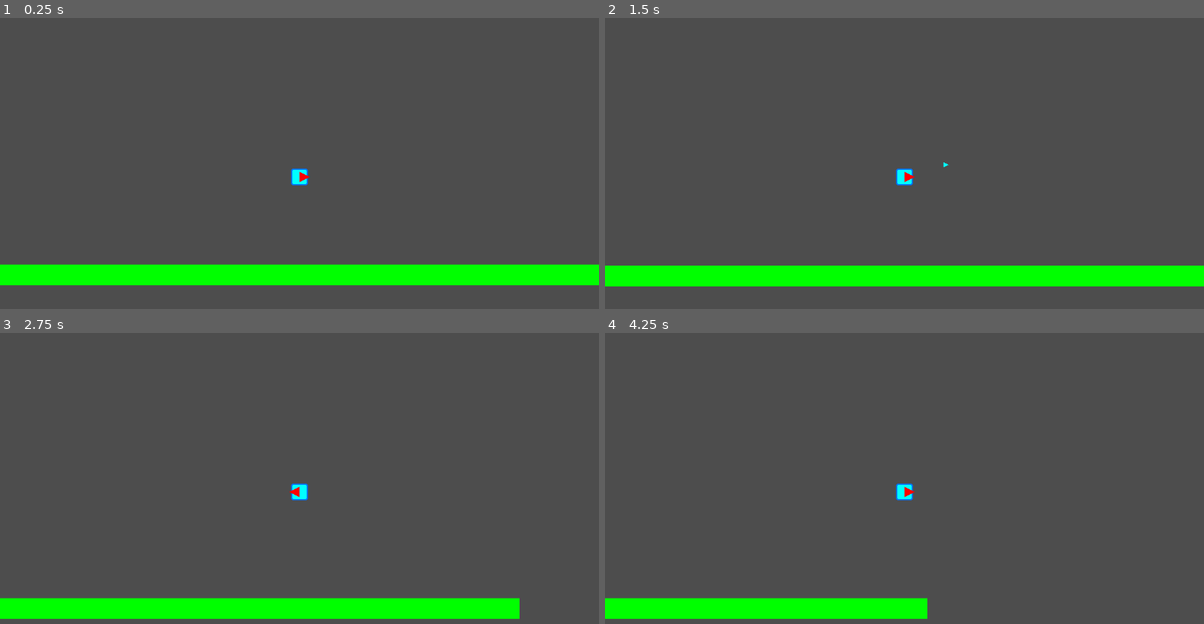
Above: before the commit, frames 1-4 (two rows, left to right).
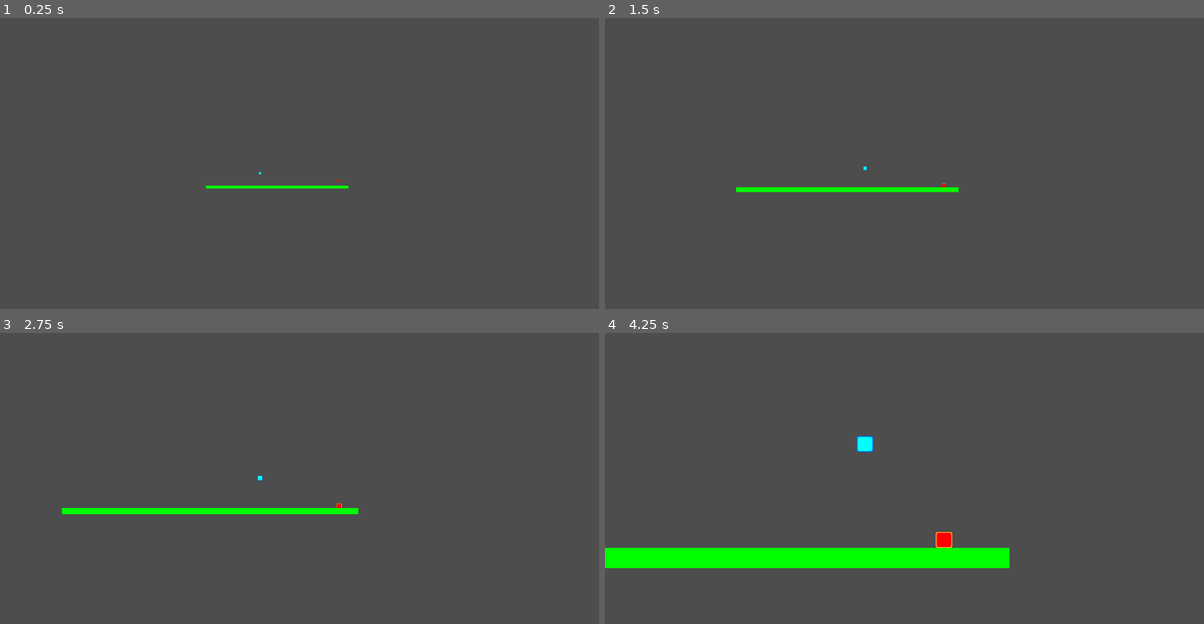
Above: after the commit, the same moments.

Repository: clemetayer/PlatformFighterThing
Game: Godot game, scene res://Scenes/Levels/sandbox.tscn
Two runs of this game, one before a commit and one after it. Both use one fixed random seed, a clock stepped at 60 frames per second and the inputs below. The project has no main scene, so this scene is started directly.
Inputs (mouse positions are in pixels of both pictures, inside the frame that each line leads up to):
- Up to frame 1 (0.25 s): no input
- Up to frame 2 (1.5 s): move the mouse to (1036, 160) at 0.52 s; hold D (right) from 0.53 s (still down); tap Space (jump) at 0.6, 0.77, 1.07 s; move the mouse to (784, 192) at 1.27 s; click (784, 192) at 1.35 s
- Up to frame 3 (2.75 s): tap Space (jump) at 1.52, 1.55, 1.82, 2.1 s; move the mouse to (359, 417) at 2.02 s; release D (right) at 2.03 s; hold A (left) from 2.03 s (still down)
- Up to frame 4 (4.25 s): move the mouse to (874, 559) at 2.77 s; release A (left) at 2.78 s; hold D (right) from 2.78 s (still down); click (874, 559) at 2.85 s; tap Space (jump) at 3.02, 3.05, 3.32, 3.6, 3.77, 4.07 s; move the mouse to (1084, 542) at 3.52 s

The runs differ from the first frame. In frame 1, 7.9% of the frame differs, in the area x 0-100%, y 51-93%; in frame 2, 8.1%; in frame 3, 7.8%; in frame 4, 9.4%, in the area x 0-68%, y 35-99%.

Commit message:
first draft of a scale adapting camera + added a temporary CPU player implementation

Diff:
--- /dev/null
+++ b/Scenes/CPU/cpu_player.gd
@@ -0,0 +1,83 @@
+extends CharacterBody2D
+# Makes the computer controls the player (TODO : do this in a better way to make the CPU actually control a player)
+
+##### SIGNALS #####
+# Node signals
+
+##### ENUMS #####
+# enumerations
+
+##### VARIABLES #####
+#---- CONSTANTS -----
+const TARGET_SPEED = 500.0 # px/s
+const JUMP_VELOCITY = -600.0
+
+#---- EXPORTS -----
+# export(int) var EXPORT_NAME # Optionnal comment
+
+#---- STANDARD -----
+#==== PUBLIC ====
+# var public_var # Optionnal comment
+
+#==== PRIVATE ====
+var _gravity : float = ProjectSettings.get_setting("physics/2d/default_gravity")
+var _direction := Vector2.ZERO
+
+#==== ONREADY ====
+@onready var FLOOR_ACCELERATION = 50.0 * ProjectSettings.get_setting("physics/common/physics_ticks_per_second") # px/s² # Kind of a constant, that's why it is in all caps
+@onready var AIR_ACCELERATION = 25.0 * ProjectSettings.get_setting("physics/common/physics_ticks_per_second") # px/s² # Kind of a constant, that's why it is in all caps
+
+
+##### PROCESSING #####
+# Called when the object is initialized.
+func _init():
+	pass
+
+# Called when the node enters the scene tree for the first time.
+func _ready():
+	pass
+
+# Called every frame. 'delta' is the elapsed time since the previous frame. Remove the "_" to use it.
+func _process(_delta):
+	pass
+
+func _physics_process(delta):
+	# _handle_inputs()
+
+	# Add the gravity.
+	if not is_on_floor():
+		velocity.y += _gravity * delta
+	else:
+		velocity.y = 0
+
+	# Handle jump.
+	# if Input.is_action_just_pressed("jump") and is_on_floor():
+	# 	velocity.y = JUMP_VELOCITY
+
+	# Get the input direction and handle the movement/deceleration.
+	var acceleration = FLOOR_ACCELERATION if is_on_floor() else AIR_ACCELERATION
+	velocity.x = move_toward(velocity.x, _direction.x * TARGET_SPEED, acceleration * delta)
+	move_and_slide()
+
+##### PUBLIC METHODS #####
+# Methods that are intended to be "visible" to other nodes or scripts
+# func public_method(arg : int) -> void:
+#     pass
+
+##### PROTECTED METHODS #####
+func _handle_inputs() -> void:
+	_handle_direction_inputs()
+
+func _handle_direction_inputs() -> void:
+	_direction = Vector2.ZERO
+	if Input.is_action_pressed("left"):
+		_direction.x -= 1
+	if Input.is_action_pressed("right"):
+		_direction.x += 1
+	if Input.is_action_pressed("up"):
+		_direction.y -= 1
+	if Input.is_action_pressed("down"):
+		_direction.y += 1
+
+##### SIGNAL MANAGEMENT #####
+# Functions that should be triggered when a specific signal is received
--- /dev/null
+++ b/Scenes/CPU/cpu_player.tscn
@@ -0,0 +1,28 @@
+[gd_scene load_steps=5 format=3 uid="uid://8j2jbsatgupl"]
+
+[ext_resource type="Script" path="res://Scenes/CPU/cpu_player.gd" id="1_regu3"]
+[ext_resource type="Texture2D" uid="uid://btcmiq31qee7d" path="res://Scenes/Player/CharacterBody.png" id="2_3uvsc"]
+[ext_resource type="Texture2D" uid="uid://dy0q7mppvj7j1" path="res://Scenes/Player/CharacterOutline.png" id="3_0rout"]
+
+[sub_resource type="RectangleShape2D" id="RectangleShape2D_fylq6"]
+size = Vector2(32, 32)
+
+[node name="CPU" type="CharacterBody2D" groups=["player"]]
+collision_layer = 2
+collision_mask = 5
+script = ExtResource("1_regu3")
+
+[node name="Sprites" type="Node2D" parent="."]
+scale = Vector2(0.125, 0.125)
+
+[node name="Body" type="Sprite2D" parent="Sprites"]
+modulate = Color(1, 0, 0, 1)
+self_modulate = Color(1, 0, 0, 1)
+texture = ExtResource("2_3uvsc")
+
+[node name="Outline" type="Sprite2D" parent="Sprites"]
+modulate = Color(1, 0.619608, 0.133333, 1)
+texture = ExtResource("3_0rout")
+
+[node name="CollisionShape2D" type="CollisionShape2D" parent="."]
+shape = SubResource("RectangleShape2D_fylq6")
--- a/Scenes/Camera/camera.gd
+++ b/Scenes/Camera/camera.gd
@@ -9,7 +9,7 @@
 
 ##### VARIABLES #####
 #---- CONSTANTS -----
-# const constant = 10 # Optionnal comment
+const ZOOM_OFFSET := Vector2i.ONE * 1000
 
 #---- EXPORTS -----
 @export var PLAYERS : Array[NodePath]
@@ -36,6 +36,8 @@
 # Called every frame. 'delta' is the elapsed time since the previous frame. Remove the "_" to use it.
 func _process(_delta):
 	global_position = _get_average_position()
+	zoom = Vector2.ONE * _get_best_zoom()
+	DebugInterface.set_debug_text("Best zoom", _get_best_zoom())
 
 ##### PUBLIC METHODS #####
 # Methods that are intended to be "visible" to other nodes or scripts
@@ -49,5 +51,36 @@
 		sum += get_node(player).global_position
 	return sum / PLAYERS.size()
 
+func _get_best_zoom() -> float:
+	var min_max_pos = _get_global_min_max_pos()
+	DebugInterface.set_debug_text("Zoom min max pos", min_max_pos)
+	var min_pos = min_max_pos.min
+	var max_pos = min_max_pos.max
+	var screen_size_offset = DisplayServer.screen_get_size() - ZOOM_OFFSET
+	DebugInterface.set_debug_text("Screen size offset", screen_size_offset)
+	var best_zoom := Vector2.ZERO
+	DebugInterface.set_debug_text("Pos diff", Vector2(min_pos.x - max_pos.x, min_pos.y - max_pos.y))
+	best_zoom.x = max(abs(min_pos.x - max_pos.x)/screen_size_offset.x,1)
+	best_zoom.y = max(abs(min_pos.y - max_pos.y)/screen_size_offset.y,1)
+	return 1/max(best_zoom.x, best_zoom.y)
+
+func _get_global_min_max_pos() -> Dictionary:
+	var min := Vector2.INF
+	var max := Vector2.ZERO
+	for player_path in PLAYERS:
+		var player = get_node(player_path)
+		if player.global_position.x < min.x:
+			min.x = player.global_position.x
+		if player.global_position.y < min.y:
+			min.y = player.global_position.y
+		if player.global_position.x > max.x:
+			max.x = player.global_position.x
+		if player.global_position.y > max.y:
+			max.y = player.global_position.y
+	return {
+		"min": min,
+		"max": max
+	}
+
 ##### SIGNAL MANAGEMENT #####
 # Functions that should be triggered when a specific signal is received
--- a/Scenes/Levels/sandbox.tscn
+++ b/Scenes/Levels/sandbox.tscn
@@ -1,7 +1,8 @@
-[gd_scene load_steps=4 format=3 uid="uid://c6n5fe1aeus84"]
+[gd_scene load_steps=5 format=3 uid="uid://c6n5fe1aeus84"]
 
 [ext_resource type="PackedScene" uid="uid://fgxha8wl55pa" path="res://Scenes/Player/player.tscn" id="1_6otmx"]
 [ext_resource type="Script" path="res://Scenes/Camera/camera.gd" id="2_rm84w"]
+[ext_resource type="PackedScene" uid="uid://8j2jbsatgupl" path="res://Scenes/CPU/cpu_player.tscn" id="2_s78v1"]
 
 [sub_resource type="RectangleShape2D" id="RectangleShape2D_1ev16"]
 size = Vector2(2000, 40)
@@ -9,7 +10,10 @@
 [node name="Sandbox" type="Node2D"]
 
 [node name="Player" parent="." instance=ExtResource("1_6otmx")]
-position = Vector2(-2, -222)
+position = Vector2(-242, -226)
+
+[node name="CPU" parent="." instance=ExtResource("2_s78v1")]
+position = Vector2(871, -125)
 
 [node name="StaticBody2D" type="StaticBody2D" parent="." groups=["static_obstacle"]]
 collision_mask = 7
@@ -23,4 +27,4 @@
 
 [node name="Camera2D" type="Camera2D" parent="."]
 script = ExtResource("2_rm84w")
-PLAYERS = Array[NodePath]([NodePath("../Player")])
+PLAYERS = Array[NodePath]([NodePath("../Player"), NodePath("../CPU")])
--- a/Scenes/Player/player.tscn
+++ b/Scenes/Player/player.tscn
@@ -1,7 +1,6 @@
-[gd_scene load_steps=6 format=3 uid="uid://fgxha8wl55pa"]
+[gd_scene load_steps=5 format=3 uid="uid://fgxha8wl55pa"]
 
 [ext_resource type="Script" path="res://Scenes/Player/player.gd" id="1_b1dbg"]
-[ext_resource type="PackedScene" uid="uid://c3ys4badrjjgc" path="res://Scenes/Weapons/Primary/Revolver/revolver.tscn" id="2_jnu6d"]
 [ext_resource type="Texture2D" uid="uid://btcmiq31qee7d" path="res://Scenes/Player/CharacterBody.png" id="2_pi5cj"]
 [ext_resource type="Texture2D" uid="uid://dy0q7mppvj7j1" path="res://Scenes/Player/CharacterOutline.png" id="3_b0wk1"]
 
@@ -26,5 +25,3 @@
 
 [node name="CollisionShape2D" type="CollisionShape2D" parent="."]
 shape = SubResource("RectangleShape2D_fylq6")
-
-[node name="Revolver" parent="." instance=ExtResource("2_jnu6d")]
